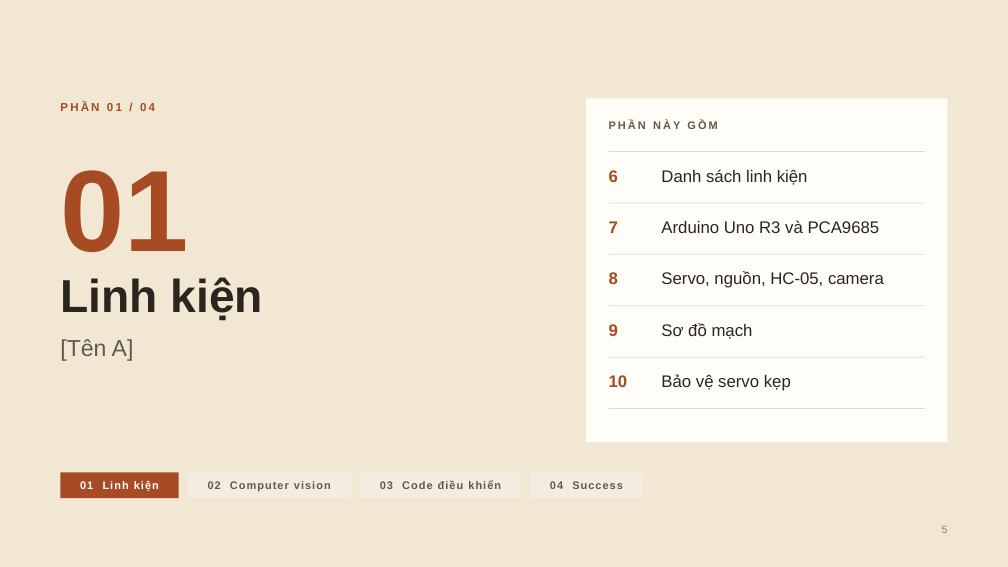
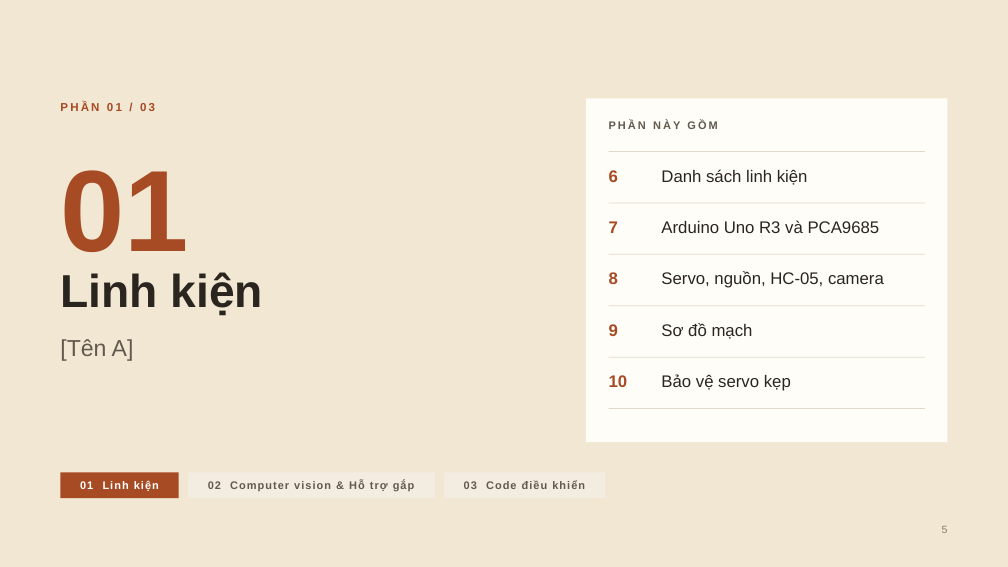
Before and after one commit to DuongNAD/Project_IoT, a slide deck: slide 5 of slides/Project_IoT_ThuyetTrinh.pptx. Drawn at 1008x567 pixels with LibreOffice and Linux fonts; fonts in the diff are those of the drawing. Boxes give left, top, right and bottom in pixels: in the first picture for what was removed or moved away, otherwise in the second. Text is boxed around its words. In the diff, an @@ line names an element or a change of style, - is before the commit and + after.

```diff
--- a/slides/Project_IoT_ThuyetTrinh.pptx
+++ b/slides/Project_IoT_ThuyetTrinh.pptx
@@ text at bbox=[60, 102, 155, 111]: text changed @@
-PHẦN 01 / 04
+PHẦN 01 / 03
@@ text "Linh kiện" at bbox=[60, 272, 263, 316]: line spacing 1.1 to 1 @@
@@ rectangle "02 Computer vision & Hỗ ...": place and size @@
-rectangle "02 Computer vision & Hỗ ..." at bbox=[188, 473, 351, 498]
+rectangle "02 Computer vision & Hỗ ..." at bbox=[188, 473, 435, 498]
@@ rectangle "03 Code điều khiển": place and size @@
-rectangle "03 Code điều khiển" at bbox=[360, 473, 521, 498]
+rectangle "03 Code điều khiển" at bbox=[444, 473, 605, 498]
@@ rectangle removed at bbox=[530, 473, 643, 498] @@
-04 Success
@@ text in rectangle at bbox=[208, 481, 415, 491]: text changed @@
-02 Computer vision
+02 Computer vision & Hỗ trợ gắp
```
Also in this commit, not shown: 18 other slides changed, 1 slide removed, 26 other files.
